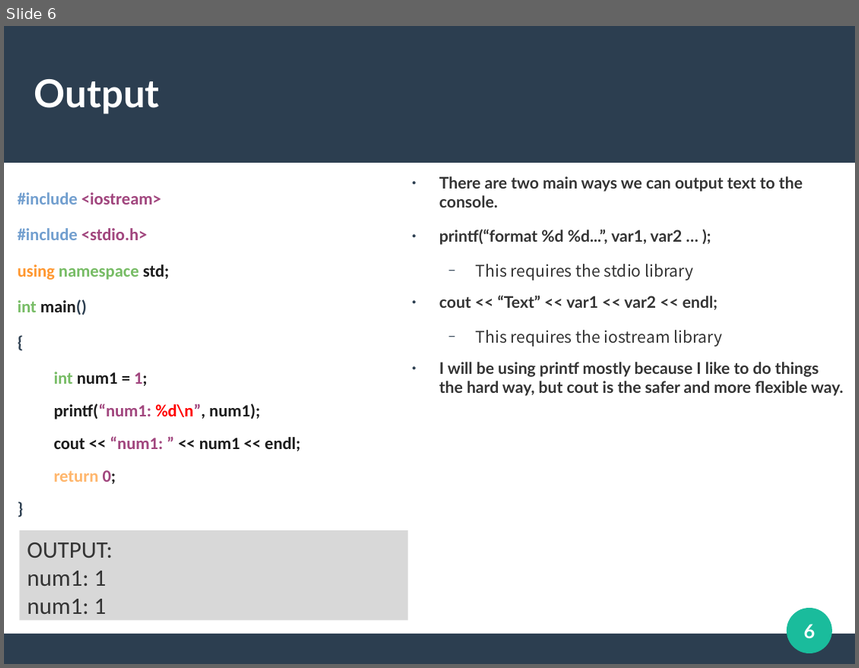
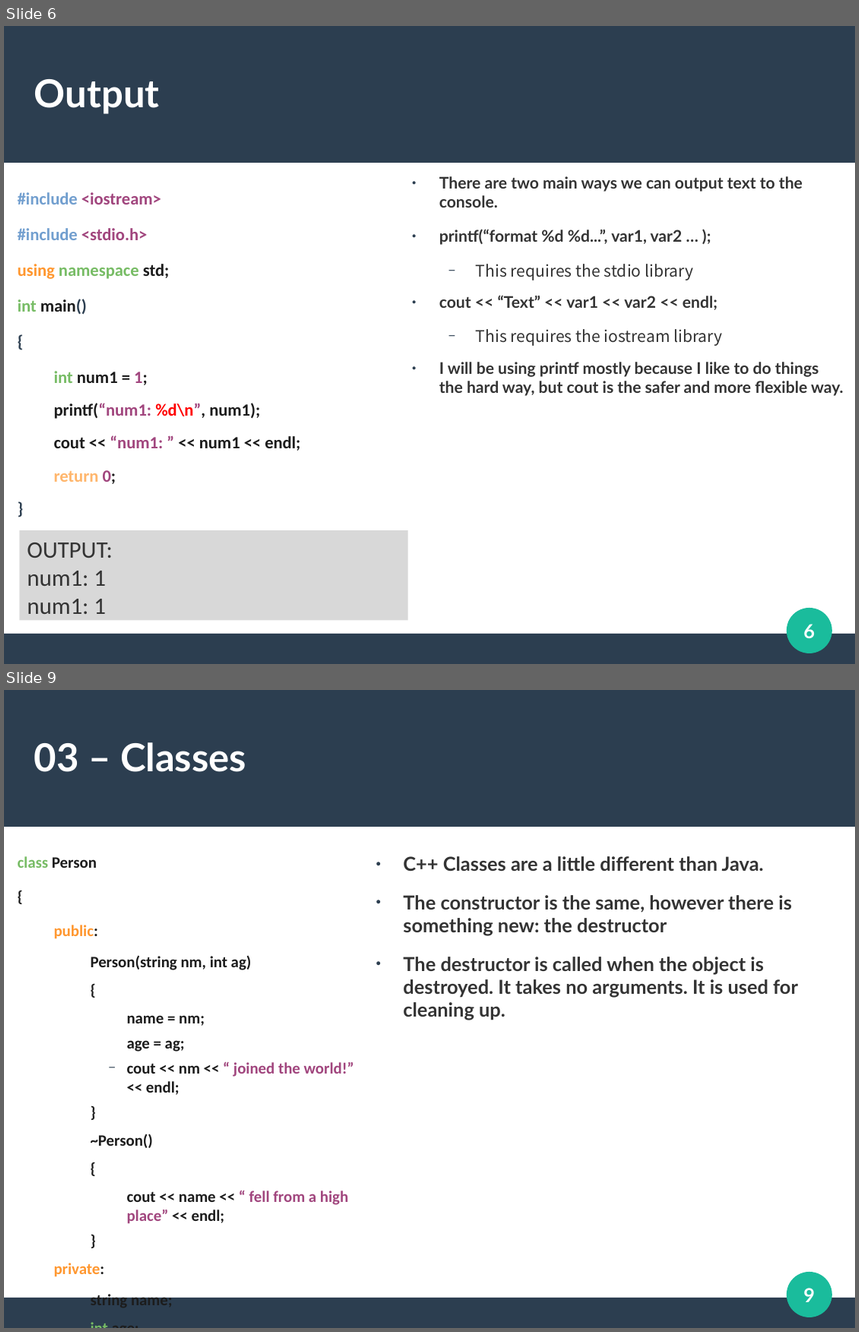
Before and after one commit to DuongTyler/CppCrashCourse, a slide deck: CPP.odp. Shown one above the other, each under a label of ours: slide 6 before the commit, slides 6 and 9 after it; the slides between them are not shown. The pictures are 859x668 and 859x1332 pixels, drawn with LibreOffice and Linux fonts; fonts in the diff are those of the drawing. Boxes give left, top, right and bottom in pixels: in the first picture for what was removed or moved away, otherwise in the second. Text is boxed around its words. In the diff, an @@ line names an element or a change of style, - is before the commit and + after.

```diff
--- a/CPP.odp
+++ b/CPP.odp
@@ slide 9 added at box(4, 690, 855, 1328), background #FFFFFF; not listed: 3 template elements that a slide beside it also shows @@
@@ title added at box(34, 742, 246, 772), 36 pt, text #FFFFFF, bold @@
+03 – Classes
@@ text added at box(18, 856, 354, 1308), 14.8 pt, text #1C1C1C, bold @@
+class Person
+● {
+  public:
+    Person(string nm, int ag)
+    {
+      name = nm;
+      age = ag;
+      − cout << nm << “ joined the world!” << endl;
+    }
+    ~Person()
+    {
+      cout << name << “ fell from a high place” << endl;
+    }
+  private:
+    string name;
+    int age;
+● };
@@ text added at box(403, 856, 798, 1021), 18 pt, text #333333, bold @@
+● C++ Classes are a little different than Java.
+● The constructor is the same, however there is something new: the destructor
+● The destructor is called when the object is destroyed. It takes no arguments. It is used for cleaning up.
@@ page number added at box(804, 1288, 815, 1303), 18 pt, text #FFFFFF, bold @@
+9
```
Also in this commit, not shown: 2 slides changed, 4 other slides added.
